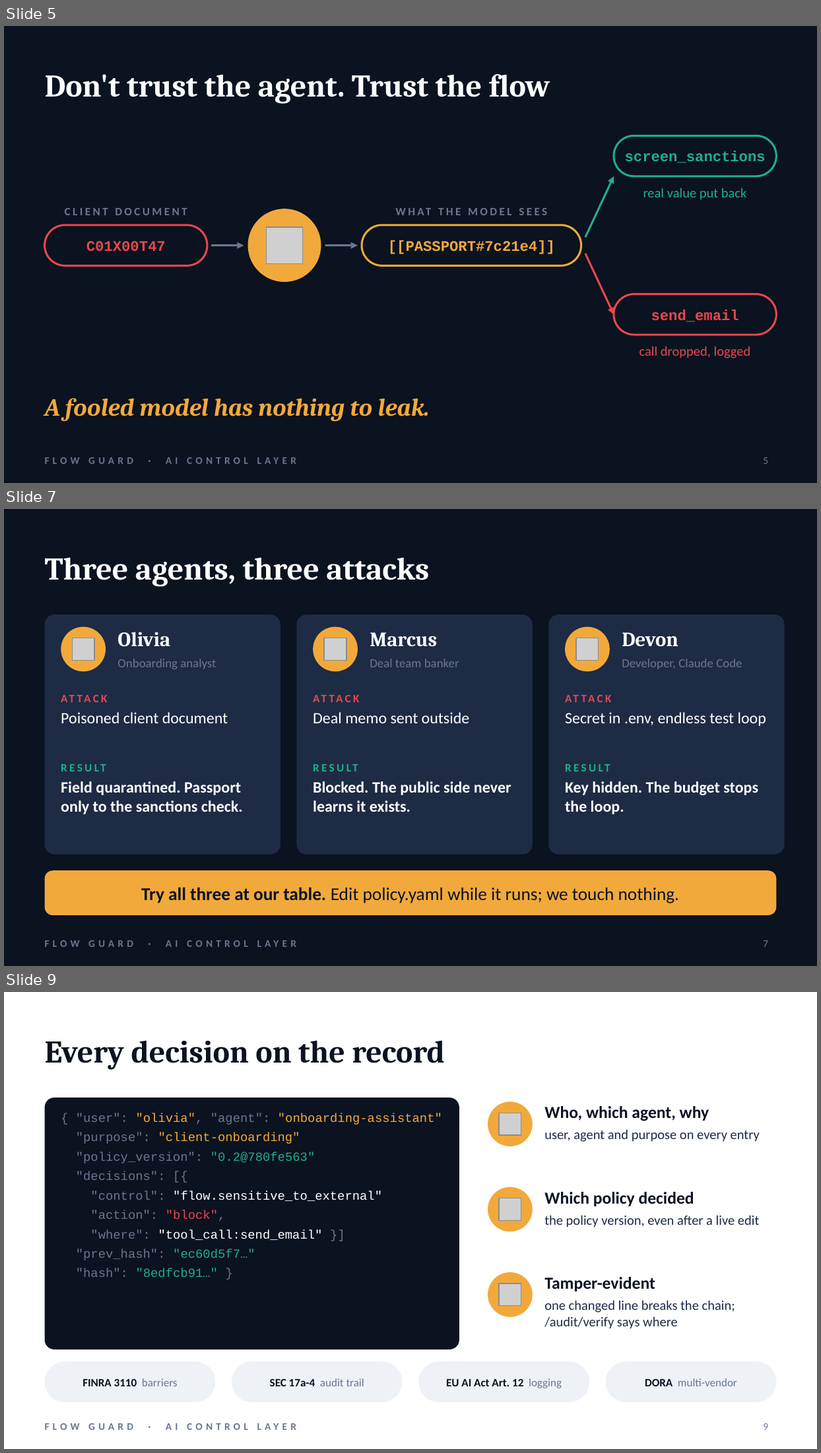
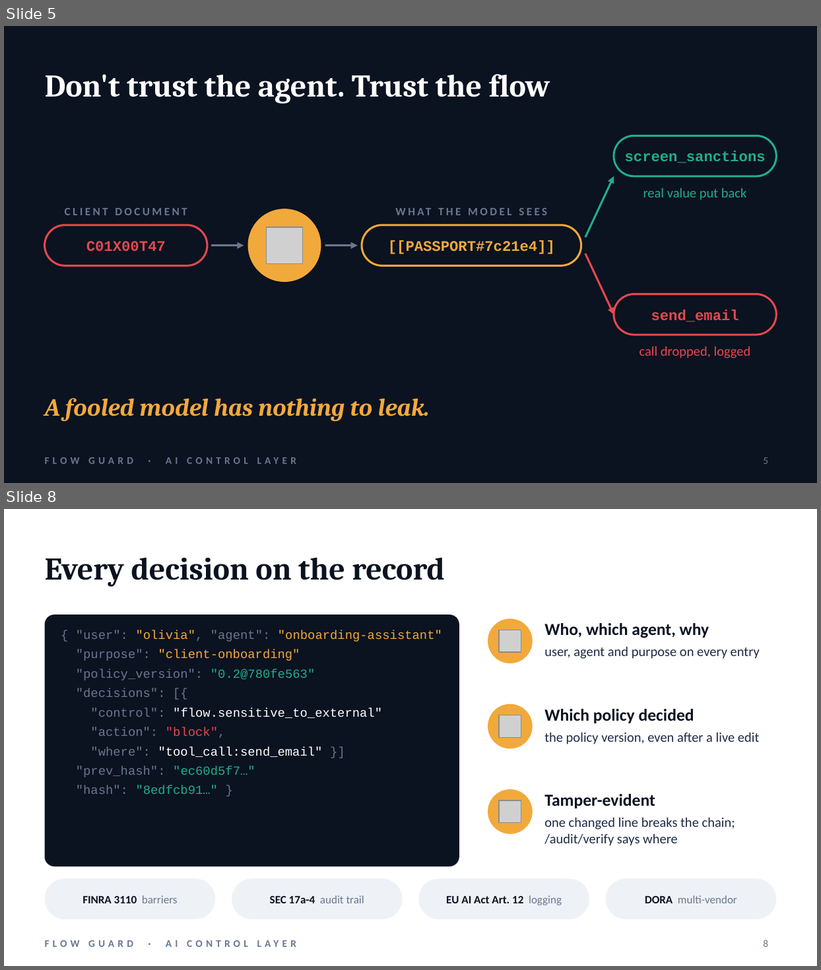
Before and after one commit to TheRealStartup/flow-guard, a slide deck: docs/pitch/flow-guard-demo-v2.pptx. Shown one above the other, each under a label of ours: slides 5, 7 and 9 before the commit, slides 5 and 8 after it; the slides between them are not shown. The pictures are 821x1453 and 821x970 pixels, drawn with LibreOffice and Linux fonts; fonts in the diff are those of the drawing; grey boxes stand for pictures. Boxes give left, top, right and bottom in pixels: in the first picture for what was removed or moved away, otherwise in the second. Text is boxed around its words. In the diff, an @@ line names an element or a change of style, - is before the commit and + after.

```diff
--- a/docs/pitch/flow-guard-demo-v2.pptx
+++ b/docs/pitch/flow-guard-demo-v2.pptx
@@ slide 7 removed at bbox=[4, 509, 817, 966], background #0B1220; not listed: 1 template element that a slide beside it also shows @@
@@ title removed at bbox=[45, 557, 429, 587] @@
-Three agents, three attacks
@@ rounded rectangle removed at bbox=[45, 615, 281, 855] @@
@@ ellipse removed at bbox=[61, 627, 106, 671] @@
@@ rounded rectangle removed at bbox=[297, 615, 533, 855] @@
@@ ellipse removed at bbox=[313, 627, 358, 671] @@
@@ rounded rectangle removed at bbox=[548, 615, 785, 855] @@
@@ ellipse removed at bbox=[565, 627, 610, 671] @@
@@ picture removed at bbox=[72, 638, 95, 661] @@
@@ text removed at bbox=[118, 632, 170, 647] @@
-Olivia
@@ picture removed at bbox=[324, 638, 347, 661] @@
@@ text removed at bbox=[370, 632, 437, 647] @@
-Marcus
@@ picture removed at bbox=[576, 638, 599, 661] @@
@@ text removed at bbox=[622, 632, 679, 647] @@
-Devon
@@ text removed at bbox=[118, 659, 216, 669] @@
-Onboarding analyst
@@ text removed at bbox=[370, 659, 459, 667] @@
-Deal team banker
@@ text removed at bbox=[622, 659, 742, 669] @@
-Developer, Claude Code
@@ text removed at bbox=[61, 688, 264, 708] @@
-ATTACK
@@ text removed at bbox=[313, 688, 516, 708] @@
-ATTACK
@@ text removed at bbox=[565, 688, 768, 708] @@
-ATTACK
@@ text removed at bbox=[61, 712, 228, 723] @@
-Poisoned client document
@@ text removed at bbox=[313, 712, 470, 723] @@
-Deal memo sent outside
@@ text removed at bbox=[565, 712, 766, 726] @@
-Secret in .env, endless test loop
@@ text removed at bbox=[61, 757, 264, 778] @@
-RESULT
@@ text removed at bbox=[313, 757, 516, 778] @@
-RESULT
@@ text removed at bbox=[565, 757, 768, 778] @@
-RESULT
@@ text removed at bbox=[61, 782, 243, 815] @@
-Field quarantined. Passport only to the sanctions check.
@@ text removed at bbox=[313, 782, 512, 812] @@
-Blocked. The public side never learns it exists.
@@ text removed at bbox=[565, 782, 758, 815] @@
-Key hidden. The budget stops the loop.
@@ rounded rectangle removed at bbox=[45, 871, 776, 916] @@
@@ text removed at bbox=[141, 887, 679, 904] @@
-Try all three at our table. Edit policy.yaml while it runs; we touch nothing.
@@ page number removed at bbox=[763, 941, 768, 947] @@
-7
@@ what was slide 9 is now slide 8 @@
@@ page number at bbox=[763, 940, 768, 947]: text changed @@
-9
+8
```
Also in this commit, not shown: 3 slides added, 2 other slides removed, 1 other file.
